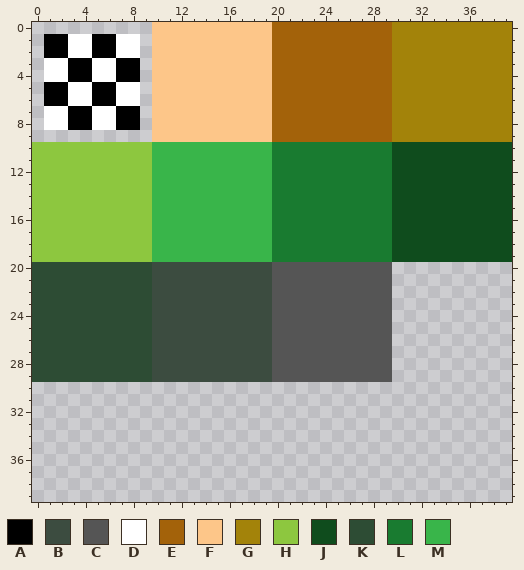
Two states of a pixel-art sprite, tilesets/tl_terrain/output_tileset.png. The picture above was drawn from the file before the commit.
The file is 80x80 pixels, drawn in blocks of 2x2; one block is one cell here.
Palette (. is transparent): A #000000  B #3c4c40  C #555555  D #ffffff  E #a3620a  F #fdc689  G #a3830a  H #8dc73f  J #0f4c1d  K #2d4c34  L #197b30  M #39b54a
New version:
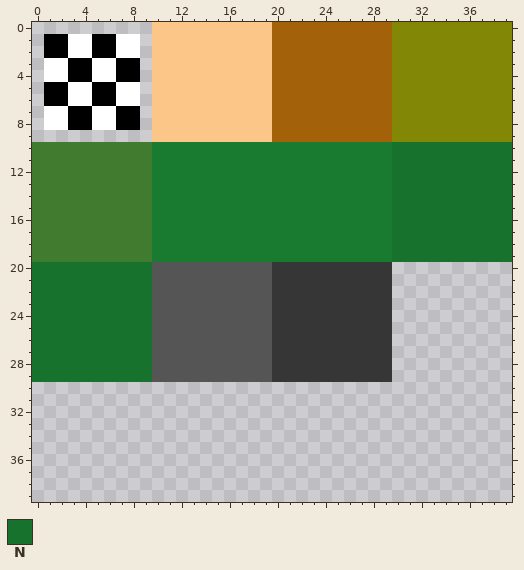
Colours new in this view: N #16722c
Changes in this commit:
Colour B changes from #3c4c40 to #555555.
Colour C changes from #555555 to #363636.
Colour G changes from #a3830a to #828706.
Colour H changes from #8dc73f to #417b30.
Colour M becomes colour L in rows 10 to 19 at x 10 to 19.
Colour J becomes colour N in rows 10 to 19 at x 30 to 39.
Colour K becomes colour N in rows 20 to 29 at x 0 to 9.
Boxes around the changes in both pictures, in picture pixels (x1, y1, x2, y2):
changed: (32, 22, 512, 382)
